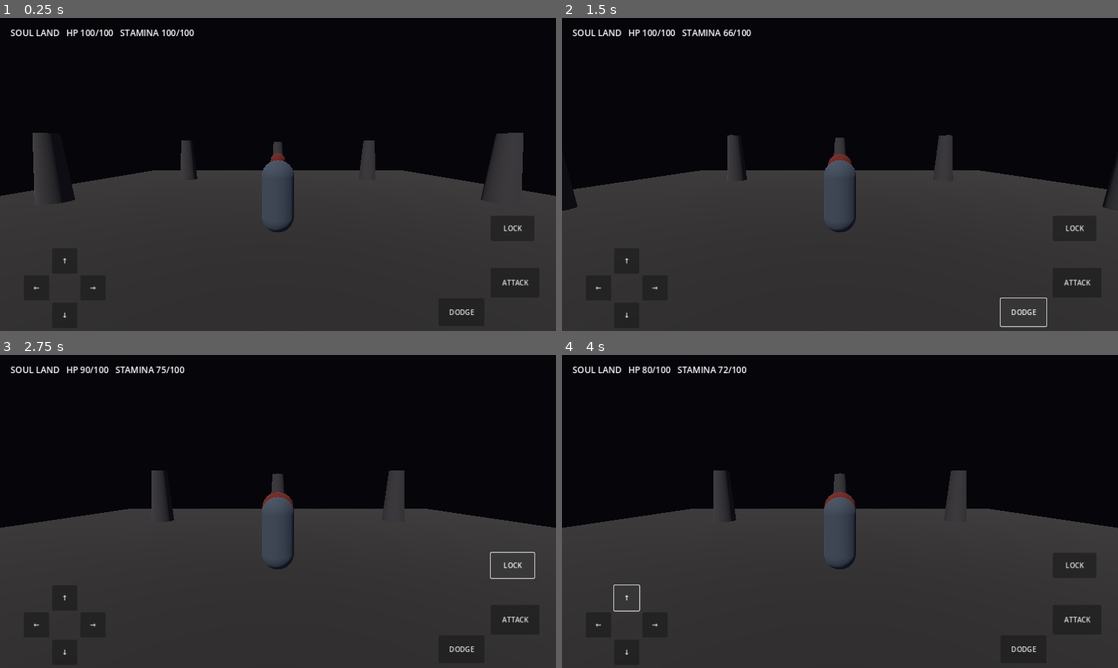
Above: before the commit, frames 1-4 (two rows, left to right).
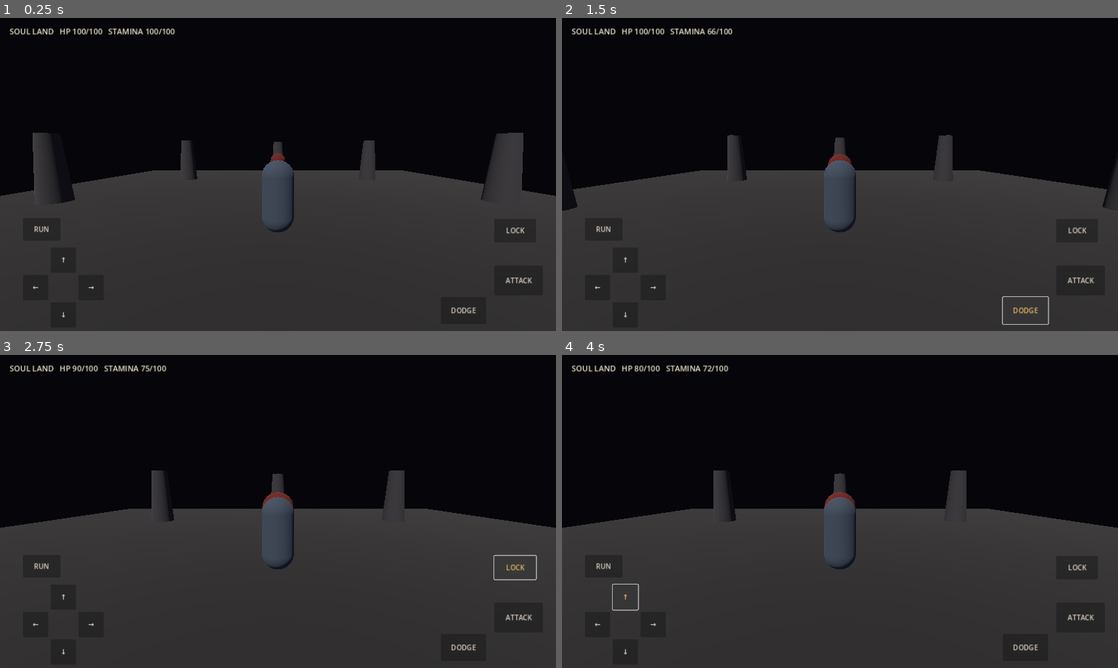
Above: after the commit, the same moments.

Repository: codingscenes2-cyber/SoulLans
Game: Godot game, scene res://scenes/main.tscn
Same seed, same stepped clock (60 frames per second), same inputs: the game is played once before the commit and once after it.
Inputs (mouse positions are in pixels of both pictures, inside the frame that each line leads up to):
- Up to frame 1 (0.25 s): no input
- Up to frame 2 (1.5 s): click "ATTACK" at 0.5 s; click "DODGE" at 1.25 s
- Up to frame 3 (2.75 s): click "LOCK" at 2 s
- Up to frame 4 (4 s): click (606, 567) at 2.75 s, where only the run after the commit has a clickable "RUN"; click "↑" at 3.5 s

The runs differ from the first frame. In frame 1, 0.9% of the frame differs, in the area x 1-96%, y 3-96%; in frame 2, 1.1%; in frame 3, 1.1%, in the area x 1-97%, y 3-96%; in frame 4, 1.0%.

Commit message:
Add touch camera look zone and mobile sprint control

Diff:
--- a/scripts/mobile_hud.gd
+++ b/scripts/mobile_hud.gd
@@ -6,18 +6,24 @@
 func _ready() -> void:
     var root := Control.new()
     root.set_anchors_and_offsets_preset(Control.PRESET_FULL_RECT)
+    root.mouse_filter = Control.MOUSE_FILTER_PASS
+    root.gui_input.connect(_on_root_gui_input)
     add_child(root)
+
     status_label = Label.new()
-    status_label.position = Vector2(24, 20)
-    status_label.add_theme_font_size_override("font_size", 20)
+    status_label.position = Vector2(22, 18)
+    status_label.add_theme_font_size_override("font_size", 18)
+    status_label.add_theme_color_override("font_color", Color(0.92, 0.88, 0.78))
     root.add_child(status_label)
-    _add_button(root, "ATTACK", Vector2(-150, -145), "attack", Vector2(112, 68), true)
-    _add_button(root, "DODGE", Vector2(-270, -75), "dodge", Vector2(105, 64), true)
-    _add_button(root, "LOCK", Vector2(-150, -265), "lock_on", Vector2(100, 58), true)
-    _add_button(root, "↑", Vector2(95, -190), "move_forward", Vector2(58, 58), false)
-    _add_button(root, "↓", Vector2(95, -65), "move_back", Vector2(58, 58), false)
-    _add_button(root, "←", Vector2(30, -128), "move_left", Vector2(58, 58), false)
-    _add_button(root, "→", Vector2(160, -128), "move_right", Vector2(58, 58), false)
+
+    _add_button(root, "ATTACK", Vector2(-142, -150), "attack", Vector2(112, 68), true)
+    _add_button(root, "DODGE", Vector2(-265, -78), "dodge", Vector2(104, 62), true)
+    _add_button(root, "LOCK", Vector2(-142, -258), "lock_on", Vector2(96, 54), true)
+    _add_button(root, "↑", Vector2(92, -192), "move_forward", Vector2(58, 58), false)
+    _add_button(root, "↓", Vector2(92, -66), "move_back", Vector2(58, 58), false)
+    _add_button(root, "←", Vector2(28, -129), "move_left", Vector2(58, 58), false)
+    _add_button(root, "→", Vector2(156, -129), "move_right", Vector2(58, 58), false)
+    _add_button(root, "RUN", Vector2(28, -260), "sprint", Vector2(86, 52), false)
 
 func _process(_delta: float) -> void:
     if is_instance_valid(player) and player.has_method("get_status"):
@@ -25,6 +31,15 @@
         status_label.text = "SOUL LAND   HP %d/%d   STAMINA %d/%d" % [
             int(data.health), int(data.max_health), int(data.stamina), int(data.max_stamina)
         ]
+
+func _on_root_gui_input(event: InputEvent) -> void:
+    if event is InputEventScreenDrag:
+        var viewport_width := get_viewport().get_visible_rect().size.x
+        if event.position.x > viewport_width * 0.42 and is_instance_valid(player) and player.has_method("add_camera_look"):
+            player.add_camera_look(event.relative)
+    elif event is InputEventMouseMotion and Input.is_mouse_button_pressed(MOUSE_BUTTON_RIGHT):
+        if is_instance_valid(player) and player.has_method("add_camera_look"):
+            player.add_camera_look(event.relative)
 
 func _add_button(parent: Control, caption: String, offset: Vector2, action: String, button_size: Vector2, right_side: bool) -> void:
     var button := Button.new()
@@ -39,6 +54,9 @@
     else:
         button.position = Vector2(25.0 + offset.x, offset.y)
     button.add_theme_font_size_override("font_size", 16)
+    button.add_theme_color_override("font_color", Color(0.96, 0.92, 0.84))
+    button.add_theme_color_override("font_hover_color", Color(1.0, 0.8, 0.42))
+    button.modulate = Color(1.0, 1.0, 1.0, 0.86)
     parent.add_child(button)
     button.button_down.connect(func() -> void: Input.action_press(action))
     button.button_up.connect(func() -> void: Input.action_release(action))
